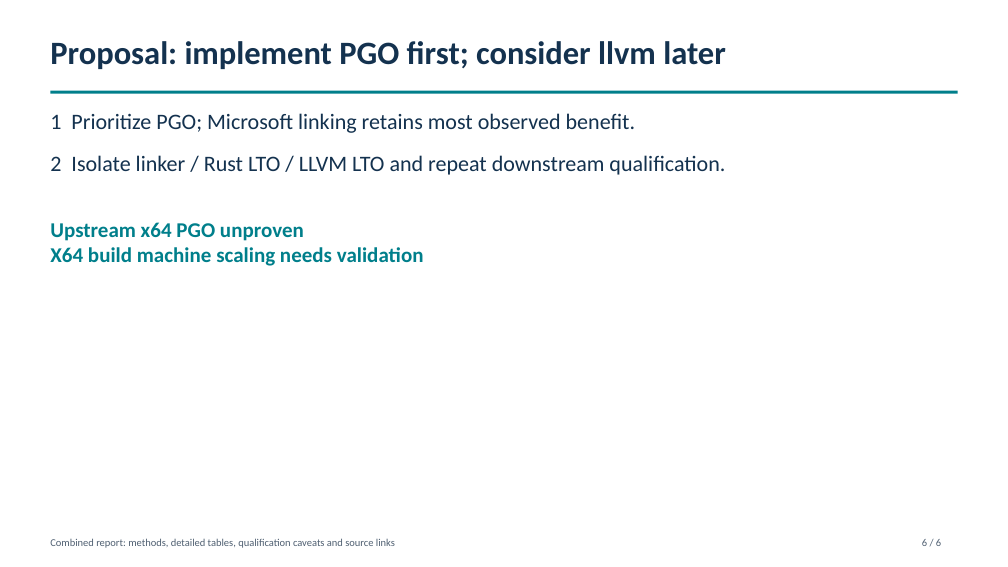
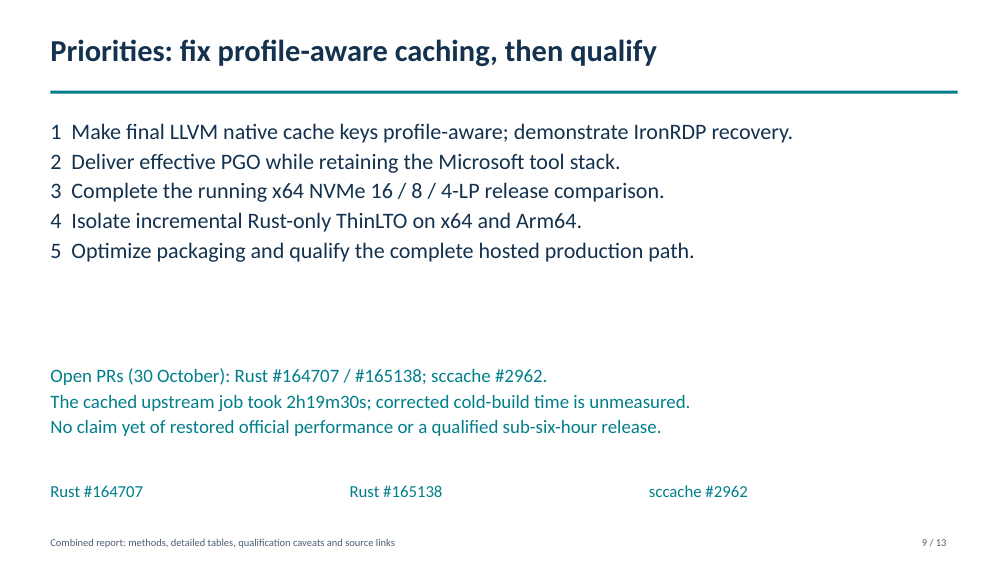
Before and after one commit to marcpems/IronRDP-ci-benchmark, a slide deck: slide 9 of ci-benchmark/matched-release/Rust-Optimization-Summary-Published.pptx (slide 5 before the commit). Drawn at 1008x567 pixels with LibreOffice and Linux fonts; fonts in the diff are those of the drawing. Boxes give left, top, right and bottom in pixels: in the first picture for what was removed or moved away, otherwise in the second. Text is boxed around its words. In the diff, an @@ line names an element or a change of style, - is before the commit and + after.

```diff
--- a/ci-benchmark/matched-release/Rust-Optimization-Summary-Published.pptx
+++ b/ci-benchmark/matched-release/Rust-Optimization-Summary-Published.pptx
@@ text at [50,39,657,66]: text changed; size 31 to 29 pt @@
-Proposal: implement PGO first; consider llvm later
+Priorities: fix profile-aware caching, then qualify
@@ text at [50,123,794,262]: text changed @@
-1 Prioritize PGO; Microsoft linking retains most observed benefit.
-2 Isolate linker / Rust LTO / LLVM LTO and repeat downstream qualification.
+1 Make final LLVM native cache keys profile-aware; demonstrate IronRDP recovery.
+2 Deliver effective PGO while retaining the Microsoft tool stack.
+3 Complete the running x64 NVMe 16 / 8 / 4-LP release comparison.
+4 Isolate incremental Rust-only ThinLTO on x64 and Arm64.
+5 Optimize packaging and qualify the complete hosted production path.
@@ text at [50,368,690,436]: text changed; size 20 to 18 pt; bold off @@
-Upstream x64 PGO unproven
-X64 build machine scaling needs validation
+Open PRs (30 October): Rust #164707 / #165138; sccache #2962.
+The cached upstream job took 2h19m30s; corrected cold-build time is unmeasured.
+No claim yet of restored official performance or a qualified sub-six-hour release.
@@ text added at [50,485,143,497], 16 pt, text #007F8B @@
+Rust #164707
@@ text added at [350,485,442,497], 16 pt, text #007F8B @@
+Rust #165138
@@ text added at [649,485,747,497], 16 pt, text #007F8B @@
+sccache #2962
@@ text at [922,539,947,546]: text changed @@
-6 / 6
+9 / 13
```
Also in this commit, not shown: 5 other slides changed, 7 slides added, 3 slides removed, 4 other files.
